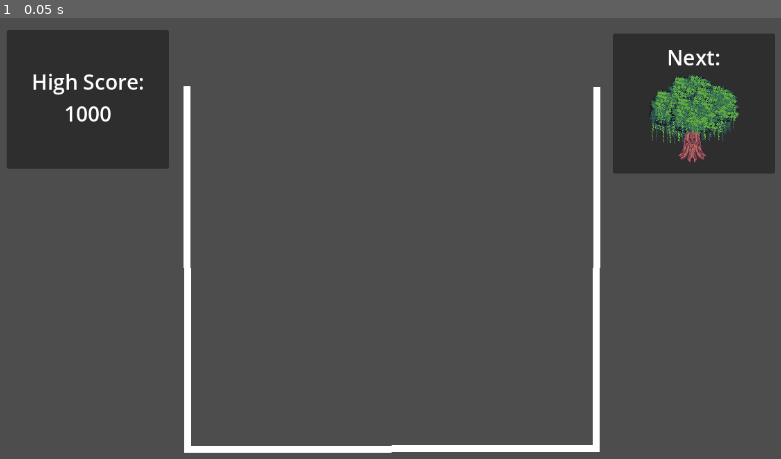
Above: before the commit, frame 1.
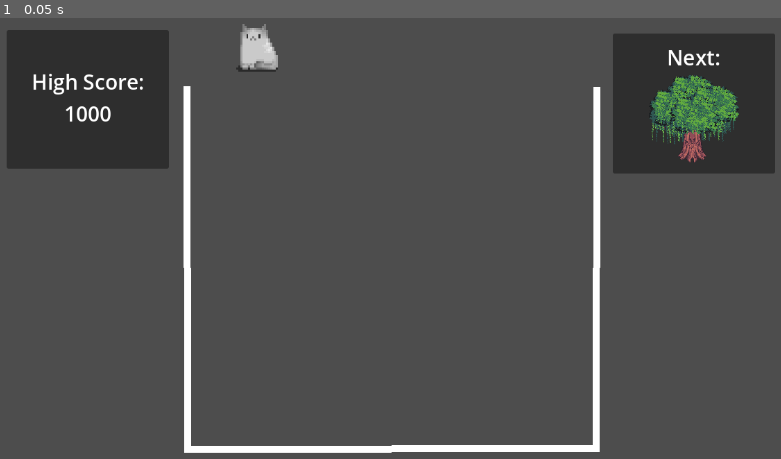
Above: after the commit, the same moment.

Repository: emilykrohn/TreeikaGame
Game: Godot game, scene res://Scenes/Game/main.tscn
Same seed, same stepped clock (60 frames per second), same inputs: the game is played once before the commit and once after it.
Inputs:
- Up to frame 1 (0.05 s): no input

The runs differ from the first frame. In frame 1, 0.4% of the frame differs, in the area x 30-36%, y 1-13%.

Commit message:
Increase size of player and adjust path2d

Diff:
--- a/Scenes/Game/main.tscn
+++ b/Scenes/Game/main.tscn
@@ -1,11 +1,12 @@
-[gd_scene load_steps=4 format=3 uid="uid://bj5gg7ur6emvd"]
+[gd_scene load_steps=5 format=3 uid="uid://bj5gg7ur6emvd"]
 
 [ext_resource type="PackedScene" uid="uid://bqita6qe5geld" path="res://Scenes/Game/container.tscn" id="1_7wxyp"]
 [ext_resource type="Texture2D" uid="uid://ddodhjtk6cblk" path="res://Art/Tree11.png" id="2_q6g34"]
+[ext_resource type="PackedScene" uid="uid://b843nssrx4566" path="res://Scenes/Game/player.tscn" id="3_oqjgf"]
 
 [sub_resource type="Curve2D" id="Curve2D_o1x24"]
 _data = {
-"points": PackedVector2Array(0, 0, 0, 0, 329.23, 65, 0, 0, 0, 0, 797.029, 64)
+"points": PackedVector2Array(0, 0, 0, 0, 349.203, 40, 0, 0, 0, 0, 879.025, 41)
 }
 point_count = 2
 
@@ -105,7 +106,10 @@
 curve = SubResource("Curve2D_o1x24")
 
 [node name="PathFollow2D" type="PathFollow2D" parent="game/Path2D"]
-position = Vector2(329.23, 65)
-rotation = -0.00213767
+position = Vector2(349.203, 40)
+rotation = 0.00188743
+
+[node name="Player" parent="game/Path2D/PathFollow2D" instance=ExtResource("3_oqjgf")]
+position = Vector2(28.3832, 0.999996)
 
 [node name="title_screen" type="Node2D" parent="."]
--- a/Scenes/Game/player.tscn
+++ b/Scenes/Game/player.tscn
@@ -44,15 +44,15 @@
 }]
 
 [sub_resource type="RectangleShape2D" id="RectangleShape2D_uscc4"]
-size = Vector2(21, 23)
+size = Vector2(59, 69)
 
 [node name="Player" type="CharacterBody2D"]
 
 [node name="AnimatedSprite2D" type="AnimatedSprite2D" parent="."]
+scale = Vector2(3, 3)
 sprite_frames = SubResource("SpriteFrames_apt1o")
 animation = &"idle"
-frame_progress = 0.0161907
 
 [node name="CollisionShape2D" type="CollisionShape2D" parent="."]
-position = Vector2(-5.5, 4.5)
+position = Vector2(-14.5, 13.5)
 shape = SubResource("RectangleShape2D_uscc4")
